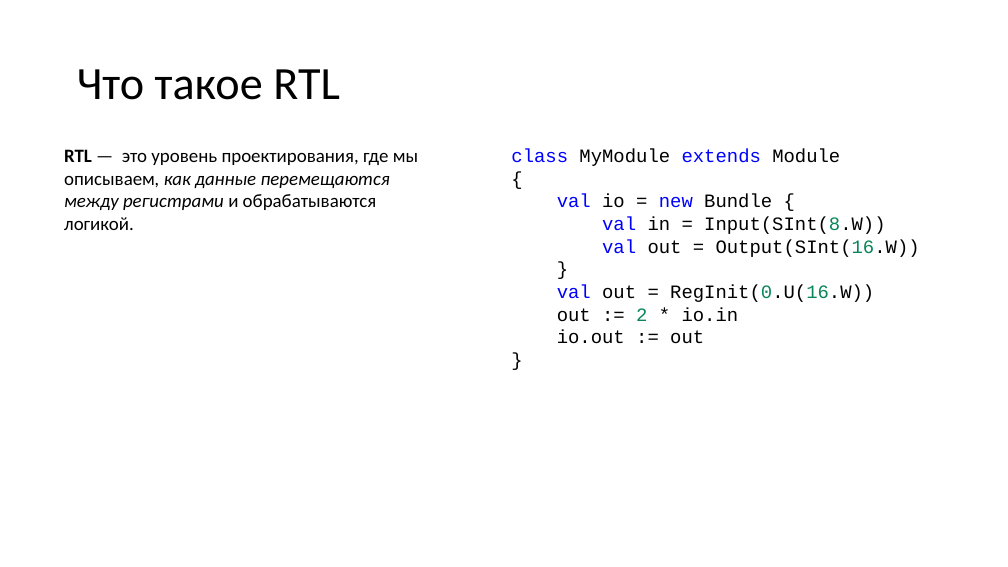
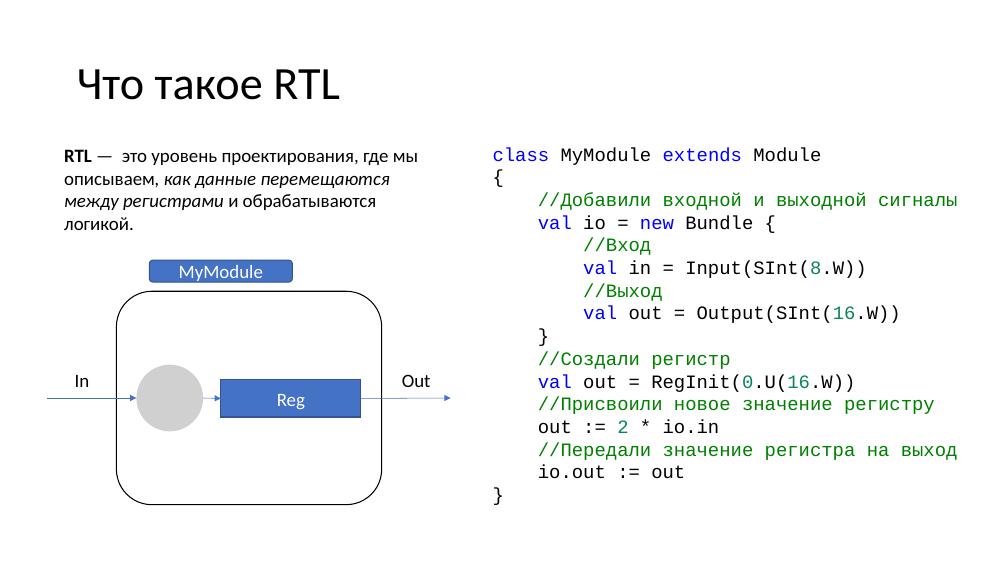
Before and after one commit to Asevulon/Maga_Tests_Chisel, a slide deck: slide 4 of Тестрирование на чизеле.pptx (slide 3 before the commit). Drawn at 1008x567 pixels with LibreOffice and Linux fonts; fonts in the diff are those of the drawing; grey boxes stand for pictures. Boxes give left, top, right and bottom in pixels: in the first picture for what was removed or moved away, otherwise in the second. Text is boxed around its words. In the diff, an @@ line names an element or a change of style, - is before the commit and + after.

```diff
--- a/Тестрирование на чизеле.pptx
+++ b/Тестрирование на чизеле.pptx
@@ text "class MyModule extends Module": place and size @@
-text "class MyModule extends Module" at (511,149,920,344)
+text "class MyModule extends Module" at (493,147,958,479)
@@ text at (538,193,957,210): paragraph added @@
+//Добавили входной и выходной сигналы
@@ text at (583,238,651,255): paragraph added @@
+//Вход
@@ rounded rectangle added at (150,260,293,282), fill #4472C4, outline #325491 1 pt, 18 pt, text #FFFFFF @@
+MyModule
@@ rounded rectangle added at (116,291,382,504), fill #FFFFFF, outline #000000 1 pt @@
@@ text at (583,284,662,301): paragraph added @@
+//Выход
@@ text at (538,352,730,369): paragraph added @@
+//Создали регистр
@@ text added at (75,375,90,387), 18 pt, text #000000 @@
+In
@@ picture added at (136,364,203,431) @@
@@ rectangle added at (221,380,361,417), fill #4472C4, outline #325491 1 pt, 18 pt, text #FFFFFF @@
+Reg
@@ text added at (402,374,431,387), 18 pt, text #000000 @@
+Out
@@ line added from (116, 398) to (48, 398), #4472C4 0.5 pt @@
@@ arrow added from (116, 398) to (136, 398), #4472C4 0.5 pt @@
@@ arrow added from (203, 398) to (221, 399), #4472C4 0.5 pt @@
@@ arrow added from (361, 399) to (451, 398), #4472C4 0.5 pt @@
@@ text at (538,397,935,414): paragraph added @@
+//Присвоили новое значение регистру
@@ text at (538,442,958,460): paragraph added @@
+//Передали значение регистра на выход
```
Also in this commit, not shown: 3 other slides changed, 2 slides added.
